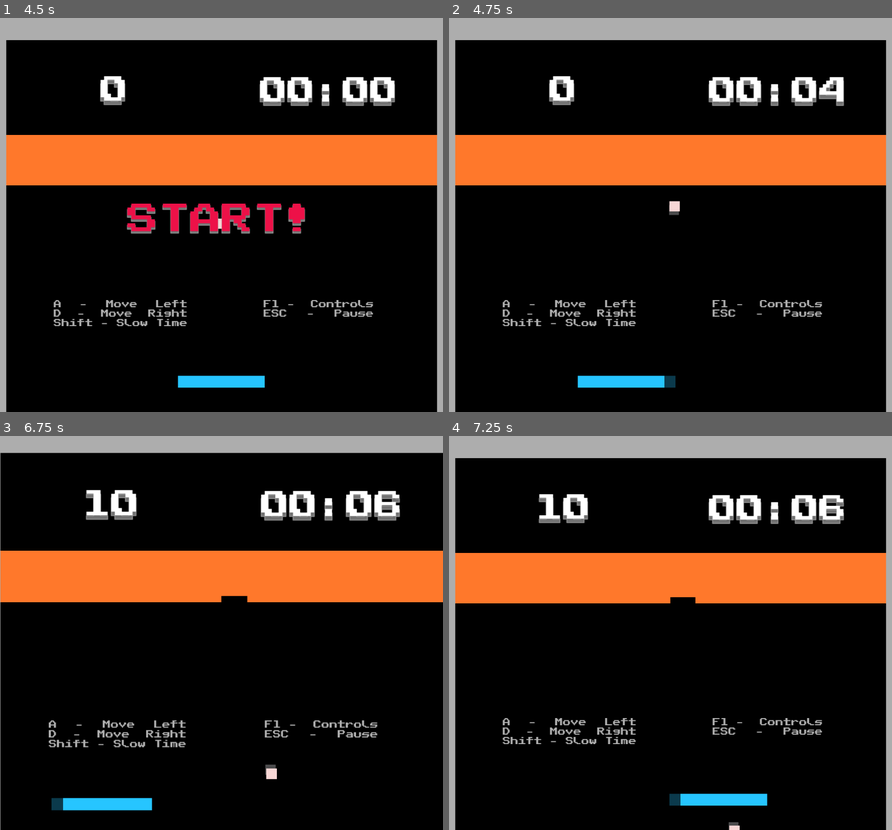
Above: before the commit, frames 1-4 (two rows, left to right).
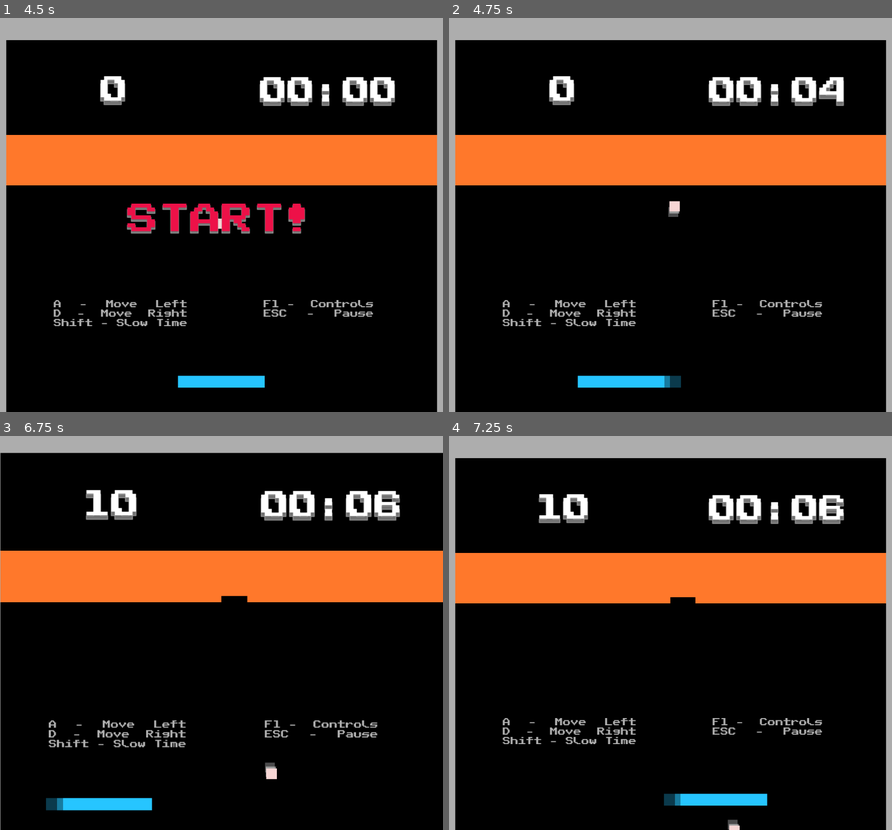
Above: after the commit, the same moments.

Repository: KeiGar/OrbFall
Game: Godot game, scene res://scenes/menus/main_menu_controls.tscn
The game is run twice, just before and just after one commit, with the same random seed, the same clock (stepped at 60 frames per second) and the same inputs.
Inputs (mouse positions are in pixels of both pictures, inside the frame that each line leads up to):
- Up to frame 1 (4.5 s): click "START" at 0.5 s; tap Enter at 1.25, 2.1, 2.75, 3.6, 4.25 s; move the mouse to (318, 195) at 1.27 s; hold D (player_moveRight) 1.28-2.03 s; hold Enter 1.28-2.03 s; click (318, 195) at 1.42 s; tap Space at 2, 3.5 s; move the mouse to (132, 234) at 2.02 s; hold Shift (slow_down_time) 2.03-2.78 s; move the mouse to (265, 128) at 2.77 s; hold Enter 2.78-3.53 s; hold D (player_moveRight) 2.78-4.28 s; move the mouse to (199, 293) at 3.52 s; click (199, 293) at 3.67 s; move the mouse to (354, 274) at 4.27 s; hold A (player_moveLeft) from 4.28 s (still down); hold Enter from 4.28 s (still down)
- Up to frame 2 (4.75 s): keep holding A (player_moveLeft); keep holding Enter
- Up to frame 3 (6.75 s): move the mouse to (88, 573) at 5.02 s; release Enter at 5.03 s; tap Enter at 5.1, 6.6 s; move the mouse to (243, 633) at 5.77 s; release A (player_moveLeft) at 5.78 s; hold Shift (slow_down_time) 5.78-6.53 s; hold Enter 5.78-6.53 s; click (243, 633) at 5.92 s; move the mouse to (155, 534) at 6.52 s; hold D (player_moveRight) from 6.53 s (still down)
- Up to frame 4 (7.25 s): keep holding D (player_moveRight)

Frame 1 is identical in both runs. In frame 2, 0.1% of the frame differs, in the area x 48-53%, y 47-94%; in frame 3, 0.1%, in the area x 10-63%, y 82-96%; in frame 4, 0.1%.

Commit message:
refactor: replace GPU particles with CPU particles for ball and player to enhance performance

Diff:
--- a/scenes/game_assets/ball.tscn
+++ b/scenes/game_assets/ball.tscn
@@ -3,21 +3,19 @@
 [ext_resource type="Script" uid="uid://d0d0gi2rp30cl" path="res://scripts/game_assets/ball.gd" id="1_7s4qf"]
 [ext_resource type="AudioStream" uid="uid://px4l2pwn0xv2" path="res://assets/sounds/8-bit-explosion-11-340459.mp3" id="2_u58ax"]
 
-[sub_resource type="ParticleProcessMaterial" id="ParticleProcessMaterial_yvfo8"]
-particle_flag_disable_z = true
-gravity = Vector3(0, 0, 0)
-scale_min = 25.0
-scale_max = 25.0
-color = Color(0.8784314, 0.8784314, 0.8784314, 0.3372549)
-
 [node name="Ball" type="CharacterBody2D" unique_id=1933291483]
 motion_mode = 1
 script = ExtResource("1_7s4qf")
 
-[node name="GPUParticles2D" type="GPUParticles2D" parent="." unique_id=1223979791]
+[node name="GPUParticles2D" type="CPUParticles2D" parent="." unique_id=2130702639]
 amount = 3
 lifetime = 0.05
-process_material = SubResource("ParticleProcessMaterial_yvfo8")
+fixed_fps = 30
+draw_order = 1
+gravity = Vector2(0, 0)
+scale_amount_min = 25.0
+scale_amount_max = 25.0
+color = Color(0.8784314, 0.8784314, 0.8784314, 0.3372549)
 
 [node name="CollisionPolygon2D" type="CollisionPolygon2D" parent="." unique_id=769085469]
 visible = false
--- a/scenes/game_assets/player.tscn
+++ b/scenes/game_assets/player.tscn
@@ -11,12 +11,6 @@
 width = 220
 height = 30
 
-[sub_resource type="ParticleProcessMaterial" id="ParticleProcessMaterial_hdu5b"]
-particle_flag_disable_z = true
-emission_shape_scale = Vector3(1, 2, 0)
-gravity = Vector3(0, 0, 0)
-color = Color(0.8784314, 0.8784314, 0.8784314, 0.3372549)
-
 [sub_resource type="RectangleShape2D" id="RectangleShape2D_hdu5b"]
 size = Vector2(200, 50)
 
@@ -24,11 +18,14 @@
 motion_mode = 1
 script = ExtResource("1_3vyb7")
 
-[node name="GPUParticles2D" type="GPUParticles2D" parent="." unique_id=145294451]
+[node name="HazeParticles" type="CPUParticles2D" parent="." unique_id=616797056]
 amount = 3
 texture = SubResource("GradientTexture2D_y6ucf")
 lifetime = 0.05
-process_material = SubResource("ParticleProcessMaterial_hdu5b")
+fixed_fps = 30
+draw_order = 1
+gravity = Vector2(0, 0)
+color = Color(0.8784314, 0.8784314, 0.8784314, 0.3372549)
 
 [node name="CollisionShape2D" type="CollisionShape2D" parent="." unique_id=305391060]
 shape = SubResource("RectangleShape2D_hdu5b")
--- a/scripts/game_assets/player.gd
+++ b/scripts/game_assets/player.gd
@@ -1,7 +1,7 @@
 extends CharacterBody2D
 @onready var paddle_shape: Polygon2D = $PaddleShape
 @onready var collision_shape: CollisionShape2D = $CollisionShape2D
-@onready var gpu_particles_2d: GPUParticles2D = $GPUParticles2D
+@onready var haze_particles: CPUParticles2D = $HazeParticles
 
 @export var paddle_width: float = 200
 @export var paddle_height: float = 50
